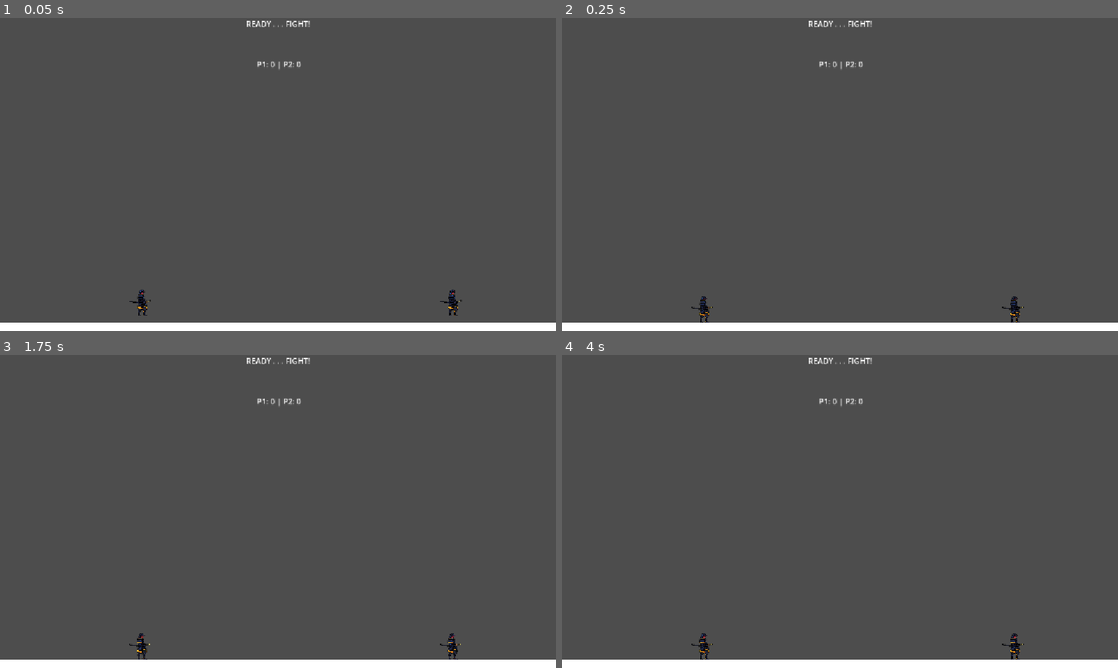
Above: before the commit, frames 1-4 (two rows, left to right).
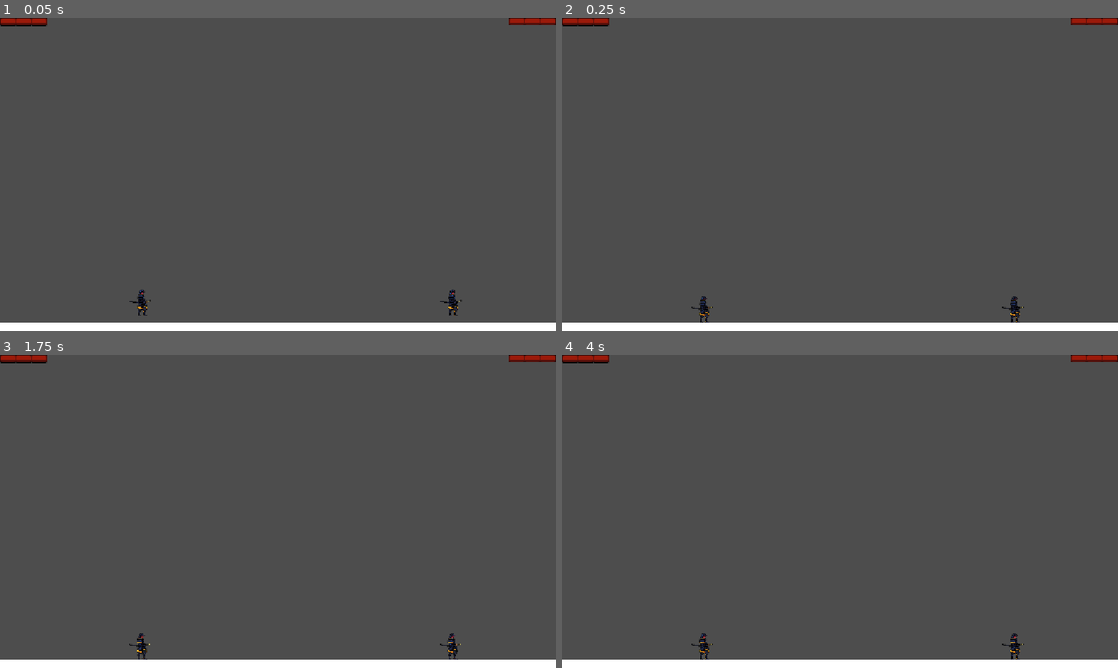
Above: after the commit, the same moments.

Repository: ianRHS/Way-of-the-blade-
Game: Godot game, scene res://Scenes/Main.tscn
The game is run twice, just before and just after one commit, with the same random seed, the same clock (stepped at 60 frames per second) and the same inputs.
Inputs:
- Up to frame 1 (0.05 s): no input
- Up to frame 2 (0.25 s): no input
- Up to frame 3 (1.75 s): tap Enter at 0.5 s; tap Space at 1.25 s
- Up to frame 4 (4 s): tap Enter at 2, 3.5 s; tap Space at 2.75 s

The runs differ from the first frame. In frame 1, 0.6% of the frame differs, in the area x 0-100%, y 0-17%; in frame 2, 0.6%; in frame 3, 0.6%; in frame 4, 0.6%.

Commit message:
health bars with textures + multi hit combat
Added health bars for characters, with health bar textures, removed old one hit death mechanic and linked player damage handing to global.gd to update the progress of the health bars

Diff:
--- a/Scenes/Main.tscn
+++ b/Scenes/Main.tscn
@@ -44,20 +44,8 @@
 position = Vector2(1158, 324)
 shape = SubResource("RectangleShape2D_05dxr")
 
-[node name="HUD" type="CanvasLayer" parent="." unique_id=1786918077]
-
-[node name="StatusLabel" type="Label" parent="HUD" unique_id=168185239]
-anchors_preset = 5
-anchor_left = 0.5
-anchor_right = 0.5
-offset_left = -66.0
-offset_right = 66.0
-offset_bottom = 23.0
-grow_horizontal = 2
-text = "READY . . . FIGHT!"
-
-[node name="Score tracker" parent="." unique_id=1926756454 instance=ExtResource("2_uu6xs")]
-
 [node name="Camera2D" type="Camera2D" parent="." unique_id=1704914151]
 position = Vector2(576, 323)
 script = ExtResource("3_kln2b")
+
+[node name="HUD" parent="." unique_id=1926756454 instance=ExtResource("3_rgh2o")]
--- a/Scenes/hud.tscn
+++ b/Scenes/hud.tscn
@@ -1,19 +1,70 @@
 [gd_scene format=3 uid="uid://binsmm51c3858"]
 
 [ext_resource type="Script" uid="uid://cqevxeisov3rc" path="res://Scripts/hud.gd" id="1_37p78"]
+[ext_resource type="Texture2D" uid="uid://y6htptr2m2ex" path="res://Assets/UI BARS/empty_bar.png" id="2_bjfho"]
+[ext_resource type="Texture2D" uid="uid://bnos4l4g24i4w" path="res://Assets/UI BARS/health_bar.png" id="3_6fbih"]
+
+[sub_resource type="AtlasTexture" id="AtlasTexture_pbw6q"]
+atlas = ExtResource("2_bjfho")
+region = Rect2(0, 19.892265, 98, 16.350792)
+
+[sub_resource type="AtlasTexture" id="AtlasTexture_v1gob"]
+atlas = ExtResource("3_6fbih")
+region = Rect2(0, 20.027397, 98, 15.9454)
+
+[sub_resource type="AtlasTexture" id="AtlasTexture_kln2b"]
+atlas = ExtResource("2_bjfho")
+region = Rect2(0.14310074, 20.36114, 98.03552, 15.357168)
+
+[sub_resource type="AtlasTexture" id="AtlasTexture_rgh2o"]
+atlas = ExtResource("3_6fbih")
+region = Rect2(0, 20.161236, 98, 15.67514)
 
 [node name="HUD" type="CanvasLayer" unique_id=1926756454]
 script = ExtResource("1_37p78")
 
-[node name="Label" type="Label" parent="." unique_id=1290676185]
-anchors_preset = -1
-anchor_left = 0.462
-anchor_top = 0.123
-anchor_right = 0.54200006
-anchor_bottom = 0.165
-offset_left = -0.22399902
-offset_top = 4.2959976
-offset_right = 2.6159668
-offset_bottom = 0.0799942
+[node name="VictoryPanel" type="PanelContainer" parent="." unique_id=1397725074]
+visible = false
+anchors_preset = 8
+anchor_left = 0.5
+anchor_top = 0.5
+anchor_right = 0.5
+anchor_bottom = 0.5
+offset_left = -20.0
+offset_top = -20.0
+offset_right = 20.0
+offset_bottom = 20.0
 grow_horizontal = 2
-text = "P1: 0 | P2: 0"
+grow_vertical = 2
+
+[node name="VBoxContainer" type="VBoxContainer" parent="VictoryPanel" unique_id=733571391]
+layout_mode = 2
+
+[node name="WinnerLabel" type="Label" parent="VictoryPanel/VBoxContainer" unique_id=1808769981]
+layout_mode = 2
+text = "PLAYER 1 WINS!"
+
+[node name="RestartButton" type="Button" parent="VictoryPanel/VBoxContainer" unique_id=2142566691]
+layout_mode = 2
+text = "PLAY AGAIN"
+
+[node name="P1HealthBar" type="TextureProgressBar" parent="." unique_id=2086911479]
+offset_right = 98.0
+offset_bottom = 40.0
+max_value = 3.0
+value = 3.0
+texture_under = SubResource("AtlasTexture_pbw6q")
+texture_progress = SubResource("AtlasTexture_v1gob")
+
+[node name="P2HealthBar" type="TextureProgressBar" parent="." unique_id=1045234769]
+anchors_preset = 1
+anchor_left = 1.0
+anchor_right = 1.0
+offset_left = -98.0
+offset_bottom = 40.0
+grow_horizontal = 0
+max_value = 3.0
+value = 3.0
+fill_mode = 1
+texture_under = SubResource("AtlasTexture_kln2b")
+texture_progress = SubResource("AtlasTexture_rgh2o")
--- a/Scripts/Global.gd
+++ b/Scripts/Global.gd
@@ -1,23 +1,17 @@
 extends Node
 
-var p1_score: int = 0
-var p2_score: int = 0
-const WINS_NEEDED: int = 3
+
+var hud = null
 var camera: Camera2D = null
 
 func shake_camera(amount: float = 8.0) -> void:
 	if camera and is_instance_valid(camera):
 		camera.apply_shake(amount)
 
-func record_defeat(defeated_player: String) -> void:
-	if defeated_player == "p1":
-		p2_score += 1
-	else:
-		p1_score += 1
 
 
-func is_match_over() -> bool:
-	return p1_score >= WINS_NEEDED or p2_score >= WINS_NEEDED
+
+
 
 func trigger_fatal_zoom(focus_pos: Vector2, zoom_factor: float = 1.4) -> void:
 	if camera and is_instance_valid(camera):
@@ -26,6 +20,11 @@
 func reset_camera_zoom() -> void:
 	if camera and is_instance_valid(camera):
 		camera.reset_zoom()
+
+func update_health(player: String, current_health: int, max_health: int) -> void:
+	if hud and is_instance_valid(hud):
+		if hud.has_method("update_health_ui"):
+			hud.update_health_ui(player, current_health, max_health)
 
 
 
@@ -85,12 +84,10 @@
 	# Lifetime management
 	particles.emitting = true
 	# Automatic deletion after lifetime complete
-	await get_tree().create_timer(particles.lifetime + 0.1).timeout
-	particles.queue_free()
+	await get_tree().create_timer(particles.lifetime + 0.1, true, false, true).timeout
+	if is_instance_valid(particles):
+		particles.queue_free()
 
-func reset_match() -> void:
-	p1_score = 0
-	p2_score = 0
 
 func trigger_hitstop(duration: float = 0.15, scale: float = 0.05) -> void:
 	Engine.time_scale = scale
@@ -98,44 +95,6 @@
 	await get_tree().create_timer(duration, true, false, true).timeout
 	Engine.time_scale = 1.0
 
-func show_victory_screen(winner_text: String) -> void:
-		var canvas = CanvasLayer.new()
-		canvas.layer = 100
-
-
-		# Semi-transparent dark background
-		var bg = ColorRect.new()
-		bg.color = Color(0, 0, 0,)
-		bg.set_anchors_preset(Control.PRESET_FULL_RECT)
-		bg.mouse_filter = Control.MOUSE_FILTER_IGNORE
-		canvas.add_child(bg)
-
-		# Center alignment container
-		var center = CenterContainer.new()
-		center.set_anchors_preset(Control.PRESET_FULL_RECT)
-		canvas.add_child(center)
-
-		var vbox = VBoxContainer.new()
-		vbox.add_theme_constant_override("separation", 30)
-		center.add_child(vbox)
-
-		# Winner announcement label
-		var label = Label.new()
-		label.text = winner_text + " WINS THE MATCH!"
-		label.horizontal_alignment = HORIZONTAL_ALIGNMENT_CENTER
-		# Scale up text appearance if needed via the theme settings
-		vbox.add_child(label)
-
-		# Rematch button
-		var btn = Button.new()
-		btn.text = "REMATCH"
-		btn.custom_minimum_size = Vector2(220, 55)
-
-		# Reset score, unpause, and reload when clicked
-		btn.pressed.connect(func():
-			reset_match()
-			canvas.queue_free() # Destroy the UI
-			get_tree().reload_current_scene()
-		)
-		vbox.add_child(btn)
-		get_tree().current_scene.add_child(canvas)
+func show_victory_screen(winner_name: String) -> void:
+	if hud and is_instance_valid(hud):
+		hud.show_victory(winner_name)
--- a/Scripts/hud.gd
+++ b/Scripts/hud.gd
@@ -1,6 +1,30 @@
 extends CanvasLayer
 
-@onready var score_label: Label = $Label
+@onready var p1_health_bar: TextureProgressBar = $P1HealthBar
+@onready var p2_health_bar: TextureProgressBar = $P2HealthBar
+@onready var victory_panel: PanelContainer = $VictoryPanel
+@onready var winner_label: Label = $VictoryPanel/VBoxContainer/WinnerLabel
+@onready var restart_button: Button = $VictoryPanel/VBoxContainer/RestartButton
 
-func _process(_delta: float) -> void:
-	score_label.text = "P1: " + str(Global.p1_score) + " | P2: " + str(Global.p2_score)
+func _ready() -> void:
+	Global.hud = self
+	victory_panel.visible = false
+	restart_button.pressed.connect(_on_restart_pressed)
+
+func update_health_ui(player: String, current: int, maximum: int) -> void:
+	print("HUD updating for ", player, " -> Value: ", current)
+	var clean_prefix = player.strip_edges().to_lower()
+	if clean_prefix == "p1":
+		p1_health_bar.max_value = maximum
+		p1_health_bar.value = current
+	elif clean_prefix == "p2":
+		p2_health_bar.max_value = maximum
+		p2_health_bar.value = current
+
+
+func show_victory(winner_name: String) -> void:
+	winner_label.text = winner_name + " WINS!"
+	victory_panel.visible = true
+
+func _on_restart_pressed() -> void:
+	get_tree().reload_current_scene()
--- a/Scripts/player.gd
+++ b/Scripts/player.gd
@@ -5,6 +5,7 @@
 
 @export var player_prefix: String = "p1"
 @export var opponent: CharacterBody2D
+@export var max_health: int = 3
 
 
 var gravity: int = ProjectSettings.get_setting("physics/2d/default_gravity")
@@ -15,7 +16,7 @@
 var is_dashing: bool = false
 var can_dash_left: bool = false
 var can_dash_right: bool = false
-
+var current_health: int
 
 
 # Ensure node paths match your Scene dock exactly (Case Sensitive)
@@ -24,9 +25,12 @@
 @onready var anim: AnimatedSprite2D = $Pivot/CharacterAnim
 
 func _ready() -> void:
+	current_health = max_health
+
 	# Ensure hitbox and visual start disabled
 	HitBox_Shape.set_deferred("disabled", true)
 	sword_visual.visible = false
+	Global.update_health(player_prefix, current_health, max_health)
 
 func _physics_process(delta: float) -> void:
 	if is_dead:
@@ -267,37 +271,36 @@
 
 
 func take_damage() -> void:
-	is_dead = true
-
-	# Disable hitboxes and body collisions so dead body can't collide
-	HitBox_Shape.set_deferred("disabled", true)
-	sword_visual.visible = false
-	$CollisionShape2D.set_deferred("disabled", true)
-
-	# Trigger the death animation
-	anim.play("death")
-
-	set_physics_process(false)
-
-	# 1. Trigger dramatic camera zoom centered on this player
-	Global.trigger_fatal_zoom(global_position, 1.4)
-
-
-	# Freeze frames briefly for fatal hit weight
-	Global.trigger_hitstop(0.18, 0.02)
-
-	# Give point to the opponent
-	Global.record_defeat(player_prefix)
-	print("P1: ", Global.p1_score, " | P2: ", Global.p2_score)
-
-	await get_tree().create_timer(0.8).timeout
-
-	# 2. Reset zoom before stage reload or victory screen
-	Global.reset_camera_zoom()
-
-	if Global.is_match_over():
-		print("MATCH OVER!")
+	print("Taking damage! Current health: ", current_health)
+	if is_dead:
+		return
+
+	current_health -= 1
+	Global.update_health(player_prefix, current_health, max_health)
+
+	if current_health <= 0:
+		die()
+	else:
+		Global.trigger_hitstop(0.1, 0.05)
+		get_staggered()
+
+func die() -> void:
+		is_dead = true
+		HitBox_Shape.set_deferred("disabled", true)
+		sword_visual.visible = false
+		$CollisionShape2D.set_deferred("disabled", true)
+		# Trigger the death animation
+		anim.play("death")
+		set_physics_process(false)
+		# 1. Trigger dramatic camera zoom centered on this player
+		Global.trigger_fatal_zoom(global_position, 1.4)
+		# Freeze frames briefly for fatal hit weight
+		Global.trigger_hitstop(0.18, 0.02)
+		await get_tree().create_timer(0.8, true, false, true).timeout
+		# Fix Hud
+		Engine.time_scale = 1.0
+		# 2. Reset zoom before stage reload or victory screen
+		Global.reset_camera_zoom()
+
 		var winner = "PLAYER 2" if player_prefix == "p1" else "PLAYER 1"
 		Global.show_victory_screen(winner)
-	else:
-		get_tree().reload_current_scene()
Binary file added: Assets/UI BARS/empty_bar.png
Not shown, added: Assets/UI BARS/empty_bar.png.import
Binary file added: Assets/UI BARS/energy_bar.png
Not shown, added: Assets/UI BARS/energy_bar.png.import
Binary file added: Assets/UI BARS/health_bar.png
Not shown, added: Assets/UI BARS/health_bar.png.import
Binary file added: Assets/UI BARS/magic_bar.png
Not shown, added: Assets/UI BARS/magic_bar.png.import
Binary file added: Assets/UI BARS/shield_bar.png
Not shown, added: Assets/UI BARS/shield_bar.png.import
Not shown: 1 places in Scenes/Main.tscn that only renumber resources
